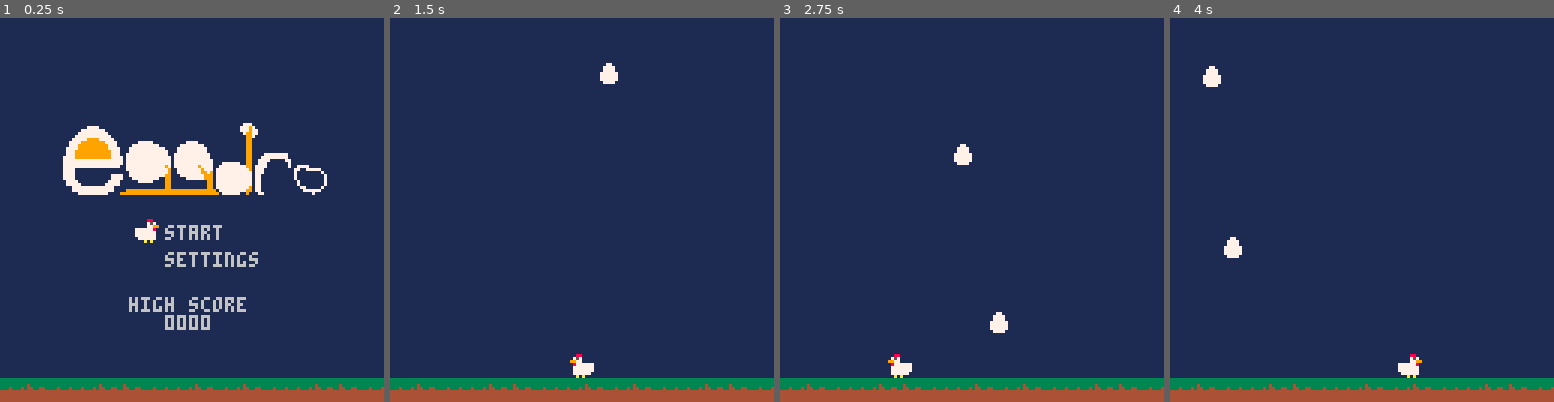
Above: before the commit, frames 1-4 (left to right).
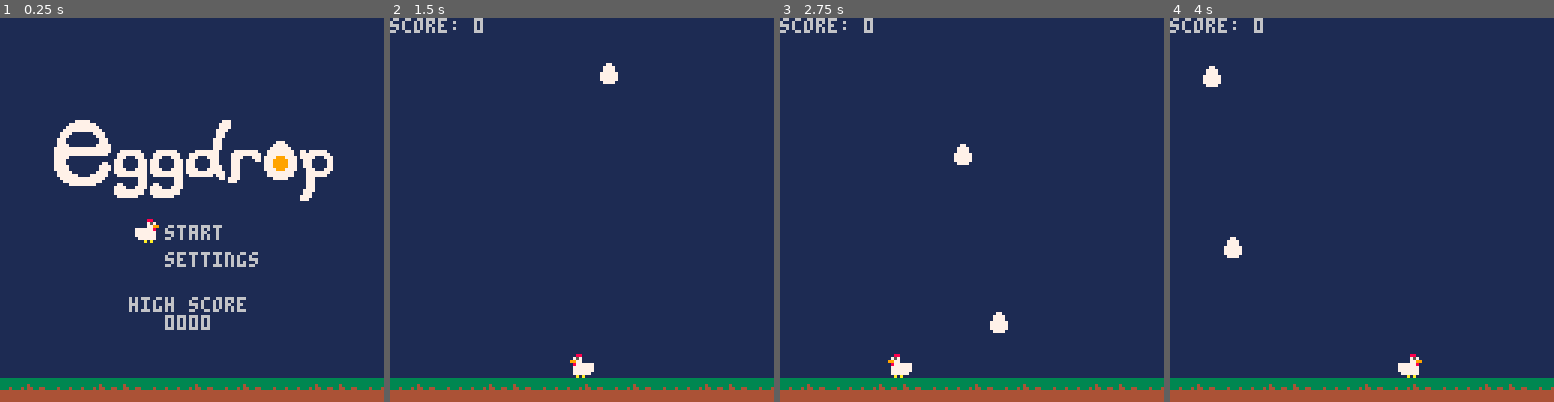
Above: after the commit, the same moments.

Repository: Shwenhog/PICO-8-carts
Game: PICO-8 cartridge eggdrop.p8
Two runs of this game, one before a commit and one after it. Both use one fixed random seed, a clock stepped at 60 frames per second and the inputs below.
Inputs:
- Up to frame 1 (0.25 s): no input
- Up to frame 2 (1.5 s): tap O (Z key) at 0.33, 0.7, 1.43 s
- Up to frame 3 (2.75 s): hold Left 1.97-2.37 s; tap O (Z key) at 2.22 s; hold Down from 2.42 s (still down)
- Up to frame 4 (4 s): release Down at 2.82 s; hold Right 2.87-3.53 s; tap O (Z key) at 3.1, 3.98 s; hold Up from 3.58 s (still down)

The runs differ from the first frame. In frame 1, 6.5% of the frame differs, in the area x 14-87%, y 26-48%; in frame 2, 0.4%; in frame 3, 0.4%; in frame 4, 0.4%.

Commit message:
Update Eggdrop
- Fix music
- Change title logo
- Display score

Diff:
--- a/eggdrop.p8
+++ b/eggdrop.p8
@@ -1,5 +1,5 @@
 pico-8 cartridge // http://www.pico-8.com
-version 1.3
+version 29
 __lua__
 --eggdrop
 --shwenhog
@@ -80,7 +80,7 @@
 
 function draw_menu()
   --title
-  x = (127/2-(8*12)/2)
+  x = (127/2-(8*12)/2)+3
   y = (127/2-(8*4))
   spr(64, x, y, 12, 4)
   --each char is 4 w 6 h
@@ -144,6 +144,7 @@
     draw_pointer()
   elseif (state.time <= state.time_end) then
     map(0,0,0,0,127,127,0)
+    print("score: "..player.scr, 0, 0)
     spr(player.sprt, player.x, player.y, 1, 1, player.flp)
     foreach(eggs, draw_egg)
   else
Not shown, changed: 27 lines of the sprite sheet (__gfx__) section of eggdrop.p8
Not shown, changed: the music (__music__) section of eggdrop.p8
